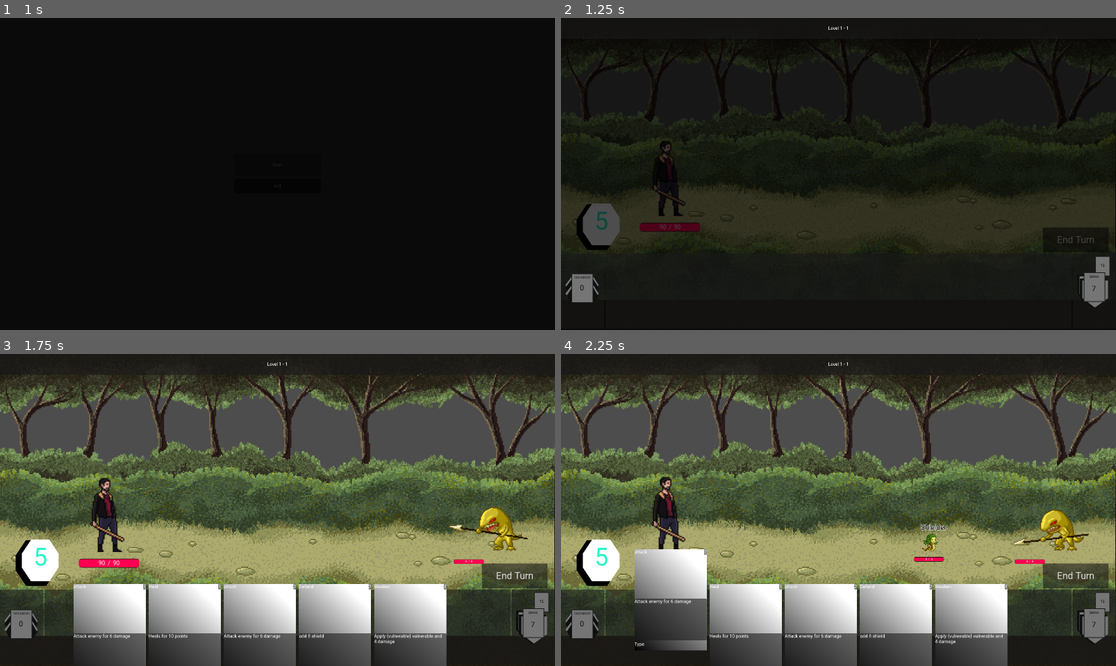
Above: before the commit, frames 1-4 (two rows, left to right).
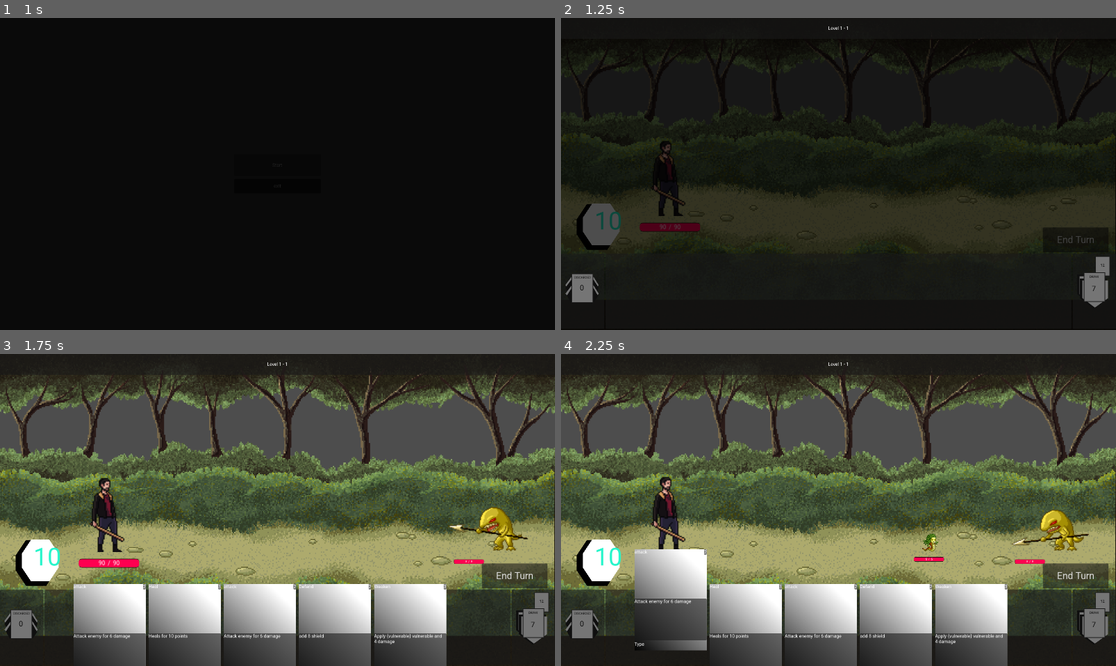
Above: after the commit, the same moments.

Repository: Leosten/card-game
Game: Godot game, scene res://main.tscn
Same seed, same stepped clock (60 frames per second), same inputs: the game is played once before the commit and once after it.
Inputs (mouse positions are in pixels of both pictures, inside the frame that each line leads up to):
- Up to frame 1 (1 s): click "Start" at 0.5 s
- Up to frame 2 (1.25 s): no input
- Up to frame 3 (1.75 s): click "End Turn" at 1.25 s
- Up to frame 4 (2.25 s): click (672, 634) at 2.02 s

Frame 1 is identical in both runs. In frame 2, 0.1% of the frame differs, in the area x 6-11%, y 62-68%; in frame 3, 0.1%; in frame 4, 0.2%, in the area x 6-70%, y 54-68%.

Commit message:
icon scene generic and load get icons

Diff:
--- a/Manager/character_manager.gd
+++ b/Manager/character_manager.gd
@@ -30,7 +30,7 @@
 			player_stats.char_id = char_id
 			player_stats.health = 90
 			player_stats.max_health = 90
-			player_stats.current_mana = 5
-			player_stats.max_mana = 5
+			player_stats.current_mana = 10
+			player_stats.max_mana = 10
 			player_stats.draw_value = 5
 			return player_stats
--- a/Manager/game_manager.gd
+++ b/Manager/game_manager.gd
@@ -30,7 +30,6 @@
 	# select char id at start menu
 	battle_state = BattleState.new()
 	ui_manager = UiManager.new()
-	ui_manager.load_all_icons()
 	char_id = 0
 	card_manager = CardManager.new()
 	character_manager = CharacterManager.new()
@@ -38,7 +37,7 @@
 
 	init_cards()
 	init_player(char_id)
-	print("init done")
+	print("gamemanager init done")
 
 func init_cards() -> void:
 	var all_cards = card_manager.get_all_cards()
--- a/Manager/ui_manager.gd
+++ b/Manager/ui_manager.gd
@@ -1,14 +1,90 @@
-class_name UiManager
-
 var loaded_icons : Dictionary
 
-func load_all_icons():
-	for status_name in StatusUtils.status_effects:
-		var status_value: int = StatusUtils.status_effects[status_name]
-		var icon = load("res://View/UI/icons/" + str(status_name).to_lower() + "_icon.tscn")
-		loaded_icons[status_value] = icon
-	print("icons loaded")
-	print(loaded_icons)
+var ICONS_DIR = "res://Art/UI/icons/"
+var ICON_SCENE = preload("res://View/UI/icons/icon_template.tscn")
+#func load_all_icons():
+	#for status_name in StatusUtils.status_effects:
+		#var status_value: int = StatusUtils.status_effects[status_name]
+		#var icon = load("res://View/UI/icons/" + str(status_name).to_lower() + "_icon.tscn")
+		#loaded_icons[status_value] = icon
+	#print("icons loaded")
+	#print(loaded_icons)
+#
+#func get_icon(icon):
+	#return loaded_icons[icon]
 
-func get_icon(icon):
-	return loaded_icons[icon]
+# Dictionary structure: { "sword": Texture2D, "health_potion": Texture2D }
+var _icons: Dictionary = {}
+
+func _init() -> void:
+	print("uimanager init")
+	_cache_all_icons()
+	print(get_all_icon_names())
+
+func _cache_all_icons() -> void:
+	var dir = DirAccess.open(ICONS_DIR)
+	if dir:
+		dir.list_dir_begin()
+		var file_name = dir.get_next()
+		print("dir  ", file_name)
+		while file_name != "":
+			if not dir.current_is_dir() and not file_name.ends_with(".import"):
+				var icon_name = file_name.get_basename().to_lower()
+				var texture = load(ICONS_DIR + file_name) as Texture2D
+
+				if texture:
+					_icons[icon_name] = texture
+
+			file_name = dir.get_next()
+		dir.list_dir_end()
+
+func get_icon_by_name(icon_name: String) -> Texture2D:
+	var key = icon_name.to_lower()
+
+	if _icons.has(key):
+		return _icons[key]
+	push_warning("IconManager: No icon found named '%s'" % icon_name)
+	return null
+
+func get_all_icon_names() -> Array:
+	return _icons.keys()
+
+func get_buff_icon(buff_type: StatusUtils.buffs) -> Texture2D:
+	match buff_type:
+		StatusUtils.buffs.PERFECT_PROTECT:
+			return get_icon_by_name('protect')
+	return null
+
+func get_status_icon(status_type : StatusUtils.status_effects) -> Texture2D:
+	match status_type:
+		StatusUtils.status_effects.STUN:
+			return get_icon_by_name('stun')
+		StatusUtils.status_effects.VULNERABLE:
+			return get_icon_by_name('vulnerable')
+	return null
+
+func get_monster_action_icon(action_type : MonsterUtils.action_types):
+	match action_type:
+		MonsterUtils.action_types.DAMAGE:
+			return get_icon_by_name('damage')
+		MonsterUtils.action_types.DAMAGE_STATUS:
+			return get_icon_by_name('status_damage_green')
+		MonsterUtils.action_types.SHIELD:
+			return get_icon_by_name('shield')
+		MonsterUtils.action_types.BUFF, MonsterUtils.action_types.BUFF_OTHERS:
+			return get_icon_by_name('up_buff')
+		MonsterUtils.action_types.HEAVY_DAMAGE:
+			return get_icon_by_name('heavy_damage')
+		MonsterUtils.action_types.HEAL_SELF, MonsterUtils.action_types.HEAL_OTHERS:
+			return get_icon_by_name('heal')
+
+func get_icon_scene(status : Status):
+	var icon_scene = ICON_SCENE.instantiate()
+	var icon : Texture2D = null
+	if status is StatusEffect:
+		icon = get_status_icon(status.type)
+	if status is Buff:
+		icon = get_buff_icon(status.type)
+	if icon_scene.has_method("update"):
+		icon_scene.update(status, icon)
+	return icon_scene
--- a/Utils/monster_utils.gd
+++ b/Utils/monster_utils.gd
@@ -1,6 +1,6 @@
 class_name MonsterUtils
 
-enum action_types {DAMAGE, DAMAGE_STATUS, STATUS, SHIELD, HEAL_SELF, HEAL_OTHERS, BUFF, BUFF_OTHERS}
+enum action_types {DAMAGE, DAMAGE_STATUS, STATUS, SHIELD, HEAL_SELF, HEAL_OTHERS, BUFF, BUFF_OTHERS, HEAVY_DAMAGE}
 
 static func update_monster(battle_state : BattleState, monster_updated_data : MonsterData):
 	for i in battle_state.level_monsters.size():
--- a/View/Battle/character_stats_window.gd
+++ b/View/Battle/character_stats_window.gd
@@ -29,12 +29,10 @@
 	if stats.buffs.is_empty() == false:
 		print("check buffs")
 		for status : Buff in stats.buffs:
-			var icon = GameManager.ui_manager.get_icon(status.type).instantiate()
-			icon.update(status)
+			var icon = GameManager.ui_manager.get_icon_scene(status)
 			$VBoxContainer/BuffsGrid.add_child(icon)
 	if stats.status_effects.is_empty() == false:
 		print("check status_effects")
 		for status : StatusEffect in stats.status_effects:
-			var icon = GameManager.ui_manager.get_icon(status.type).instantiate()
-			icon.update(status)
+			var icon = GameManager.ui_manager.get_icon_scene(status)
 			$VBoxContainer/BuffsGrid.add_child(icon)
--- a/View/Monsters/Monster.tscn
+++ b/View/Monsters/Monster.tscn
@@ -41,6 +41,7 @@
 script = ExtResource("1_3k3gj")
 
 [node name="MonsterName" type="Label" parent="." unique_id=1164102193]
+visible = false
 offset_left = -26.0
 offset_top = -75.0
 offset_right = 92.0
--- a/View/UI/icons/icon_template.gd
+++ b/View/UI/icons/icon_template.gd
@@ -2,5 +2,6 @@
 
 var quantity
 
-func update(buff: Status):
-	$Quantity.text = str(buff.quantity)
+func update(status: Status, icon : Texture2D):
+	$Quantity.text = str(status.quantity)
+	$IconTexture.texture = icon
--- a/View/UI/icons/icon_template.tscn
+++ b/View/UI/icons/icon_template.tscn
@@ -55,20 +55,18 @@
 grow_vertical = 2
 script = ExtResource("1_8a5yc")
 
-[node name="TextureRect" type="TextureRect" parent="." unique_id=333349565]
+[node name="IconTexture" type="TextureRect" parent="." unique_id=333349565]
 custom_minimum_size = Vector2(35, 35)
 layout_mode = 1
 anchors_preset = 15
 anchor_right = 1.0
 anchor_bottom = 1.0
-offset_left = 960.0
-offset_top = 540.0
-offset_right = 930.0
-offset_bottom = 510.0
+grow_horizontal = 2
+grow_vertical = 2
 expand_mode = 1
 stretch_mode = 5
 
-[node name="AnimationPlayer" type="AnimationPlayer" parent="TextureRect" unique_id=120276985]
+[node name="AnimationPlayer" type="AnimationPlayer" parent="IconTexture" unique_id=120276985]
 libraries/ = SubResource("AnimationLibrary_oldfi")
 autoplay = &"play"
 
--- a/View/UI/icons/stun_icon.tscn
+++ b/View/UI/icons/stun_icon.tscn
@@ -1,11 +1,7 @@
 [gd_scene format=3 uid="uid://dti4cgg3uua2l"]
 
 [ext_resource type="PackedScene" uid="uid://y4kcjwxj6qrs" path="res://View/UI/icons/icon_template.tscn" id="1_ms76w"]
-[ext_resource type="Texture2D" uid="uid://du3b5gclvnyvp" path="res://Art/UI/icons/stun_icon.png" id="2_ntlhq"]
-
-[sub_resource type="AtlasTexture" id="AtlasTexture_edvdn"]
-atlas = ExtResource("2_ntlhq")
-region = Rect2(0, 0, 157.13315, 146.49991)
+[ext_resource type="Texture2D" uid="uid://b2nq4mwsp62bj" path="res://Art/UI/icons/stun.png" id="2_ntlhq"]
 
 [node name="StunIcon" unique_id=108899209 instance=ExtResource("1_ms76w")]
 
@@ -14,6 +10,4 @@
 offset_top = 0.0
 offset_right = 0.0
 offset_bottom = 0.0
-grow_horizontal = 2
-grow_vertical = 2
-texture = SubResource("AtlasTexture_edvdn")
+texture = ExtResource("2_ntlhq")
--- a/View/UI/icons/vulnerable_icon.tscn
+++ b/View/UI/icons/vulnerable_icon.tscn
@@ -1,11 +1,7 @@
 [gd_scene format=3 uid="uid://cihuhmb5ir2wn"]
 
 [ext_resource type="PackedScene" uid="uid://y4kcjwxj6qrs" path="res://View/UI/icons/icon_template.tscn" id="1_a7m66"]
-[ext_resource type="Texture2D" uid="uid://vpa3ioidlefr" path="res://Art/UI/icons/vulnerable_icon.png" id="2_edvdn"]
-
-[sub_resource type="AtlasTexture" id="AtlasTexture_8a5yc"]
-atlas = ExtResource("2_edvdn")
-region = Rect2(0.6540222, 0.10900879, 34.166695, 31.468933)
+[ext_resource type="Texture2D" uid="uid://g11rdofeqspj" path="res://Art/UI/icons/vulnerable.png" id="2_edvdn"]
 
 [node name="VulnerableIcon" unique_id=108899209 instance=ExtResource("1_a7m66")]
 
@@ -14,9 +10,7 @@
 offset_top = 0.0
 offset_right = 0.0
 offset_bottom = 0.0
-grow_horizontal = 2
-grow_vertical = 2
-texture = SubResource("AtlasTexture_8a5yc")
+texture = ExtResource("2_edvdn")
 
 [node name="Quantity" parent="." index="1" unique_id=956552803]
 anchors_preset = -1
--- /dev/null
+++ b/View/UI/monster_predictive.gd
@@ -0,0 +1,11 @@
+extends Node2D
+
+
+# Called when the node enters the scene tree for the first time.
+func _ready() -> void:
+	pass # Replace with function body.
+
+
+# Called every frame. 'delta' is the elapsed time since the previous frame.
+func _process(delta: float) -> void:
+	pass
--- a/View/UI/monster_predictive.tscn
+++ b/View/UI/monster_predictive.tscn
@@ -1,3 +1,30 @@
 [gd_scene format=3 uid="uid://qhr5u43axak2"]
 
+[ext_resource type="Script" uid="uid://uoi4m570timg" path="res://View/UI/monster_predictive.gd" id="1_epc8l"]
+
 [node name="MonsterPredictive" type="Node2D" unique_id=303760412]
+script = ExtResource("1_epc8l")
+
+[node name="AnchorPredictive" type="Control" parent="." unique_id=1911216465]
+custom_minimum_size = Vector2(70, 70)
+layout_mode = 3
+anchors_preset = 0
+offset_right = 40.0
+offset_bottom = 40.0
+
+[node name="PredictivePanel" type="PanelContainer" parent="AnchorPredictive" unique_id=537797054]
+layout_mode = 1
+anchors_preset = 15
+anchor_right = 1.0
+anchor_bottom = 1.0
+grow_horizontal = 2
+grow_vertical = 2
+
+[node name="CenterContainer" type="CenterContainer" parent="AnchorPredictive/PredictivePanel" unique_id=1546836695]
+layout_mode = 2
+
+[node name="Icon" type="TextureRect" parent="AnchorPredictive/PredictivePanel/CenterContainer" unique_id=1408118588]
+layout_mode = 2
+
+[node name="PredictiveLabel" type="Label" parent="AnchorPredictive/PredictivePanel/CenterContainer" unique_id=1424736796]
+layout_mode = 2
Binary file added: Art/UI/icons/stun.png
Not shown, changed: Art/UI/icons/stun.png.import
Binary file removed: Art/UI/icons/stun_icon.png
Binary file added: Art/UI/icons/vulnerable.png
Not shown, changed: Art/UI/icons/vulnerable.png.import
Binary file removed: Art/UI/icons/vulnerable_icon.png
Not shown, added: View/UI/monster_predictive.gd.uid
